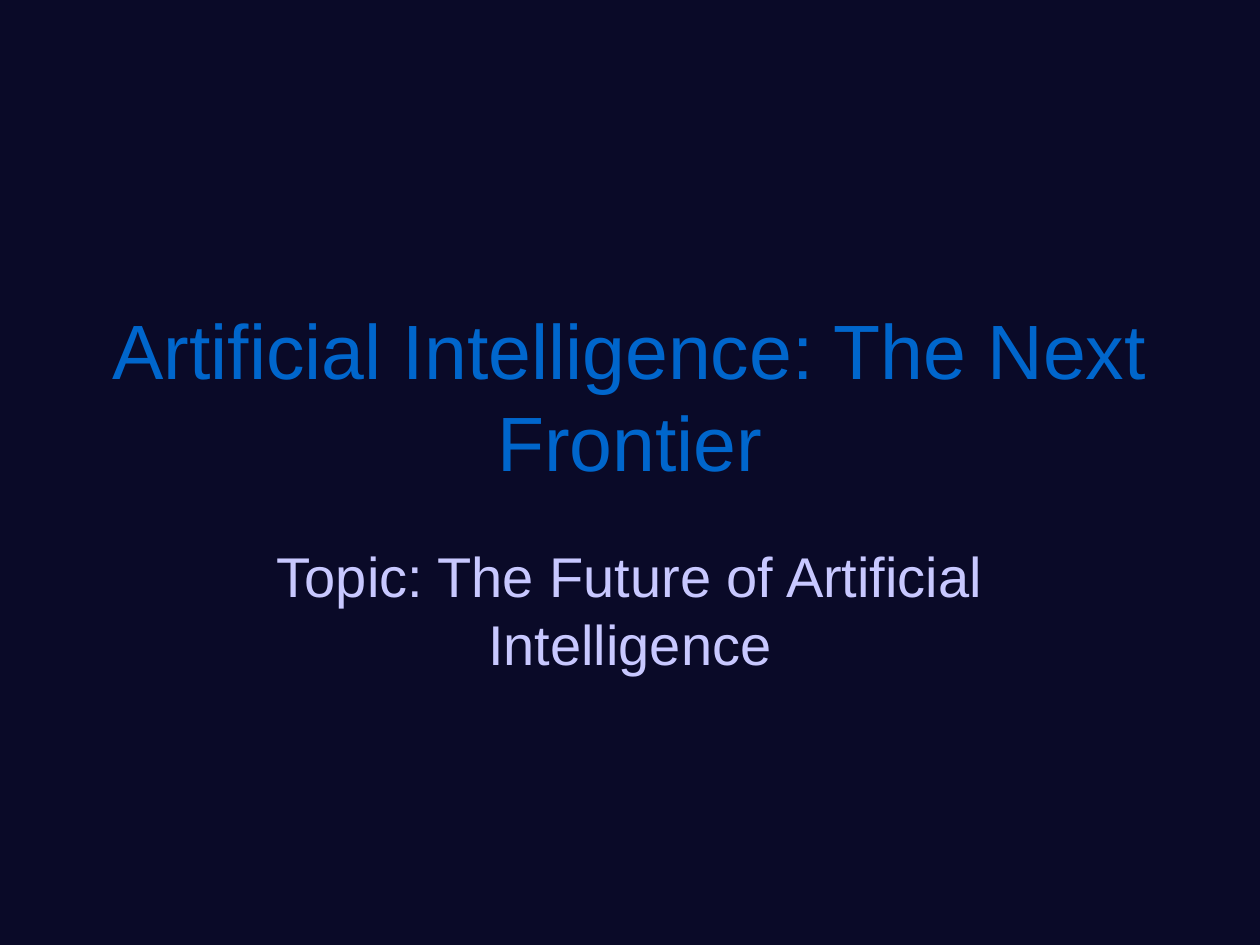
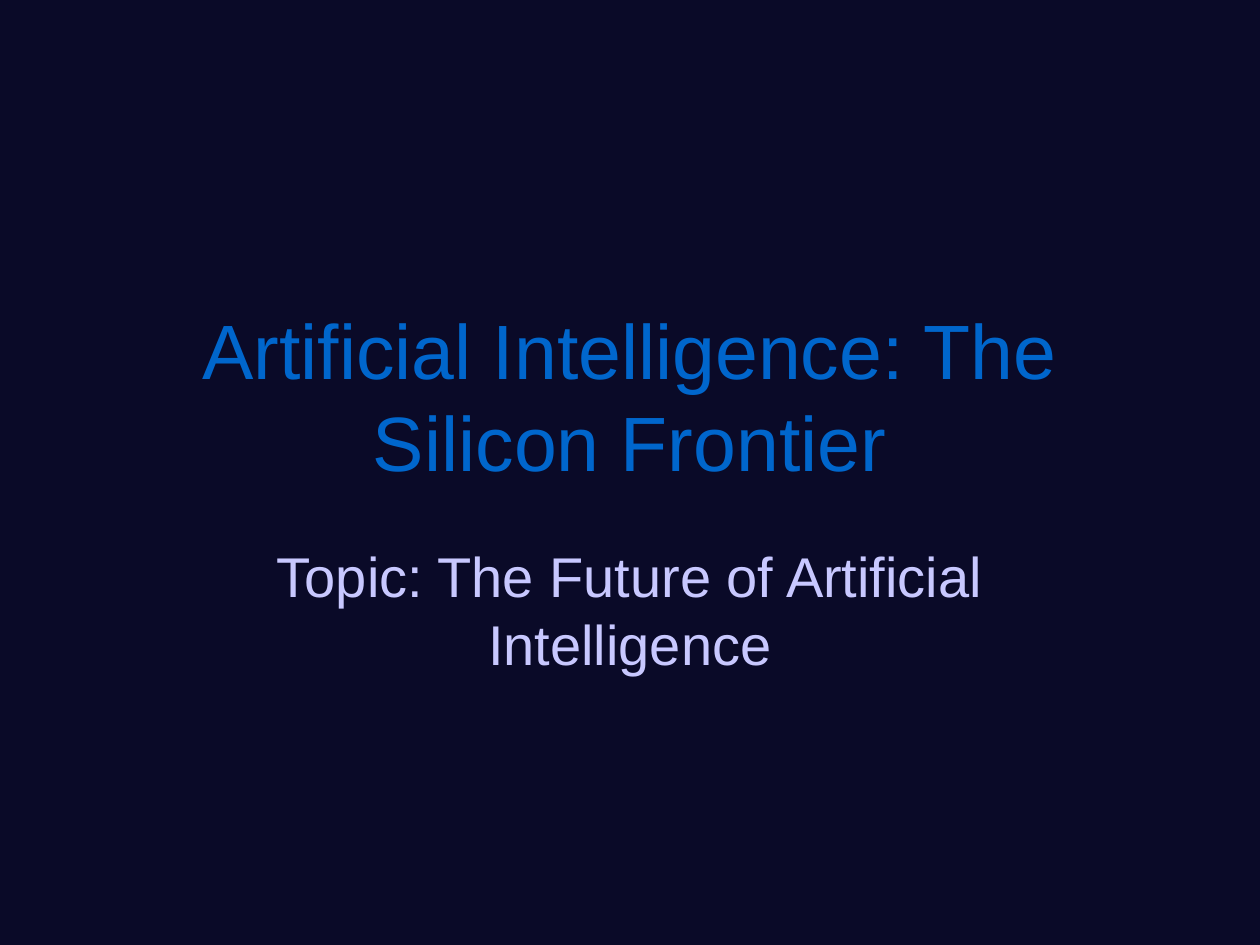
Before and after one commit to yeasy/AutoPPT, a slide deck: slide 20 of samples/en_tech.pptx (slide 6 before the commit). Drawn at 1260x945 pixels with LibreOffice and Linux fonts; fonts in the diff are those of the drawing. Boxes give left, top, right and bottom in pixels: in the first picture for what was removed or moved away, otherwise in the second. Text is boxed around its words. In the diff, an @@ line names an element or a change of style, - is before the commit and + after.

```diff
--- a/samples/en_tech.pptx
+++ b/samples/en_tech.pptx
@@ title at [202, 323, 1057, 472]: text changed @@
-Artificial Intelligence: The Next Frontier
+Artificial Intelligence: The Silicon Frontier
```
Also in this commit, not shown: 4 other slides changed, 18 slides added, 2 slides removed, 5 other files.
